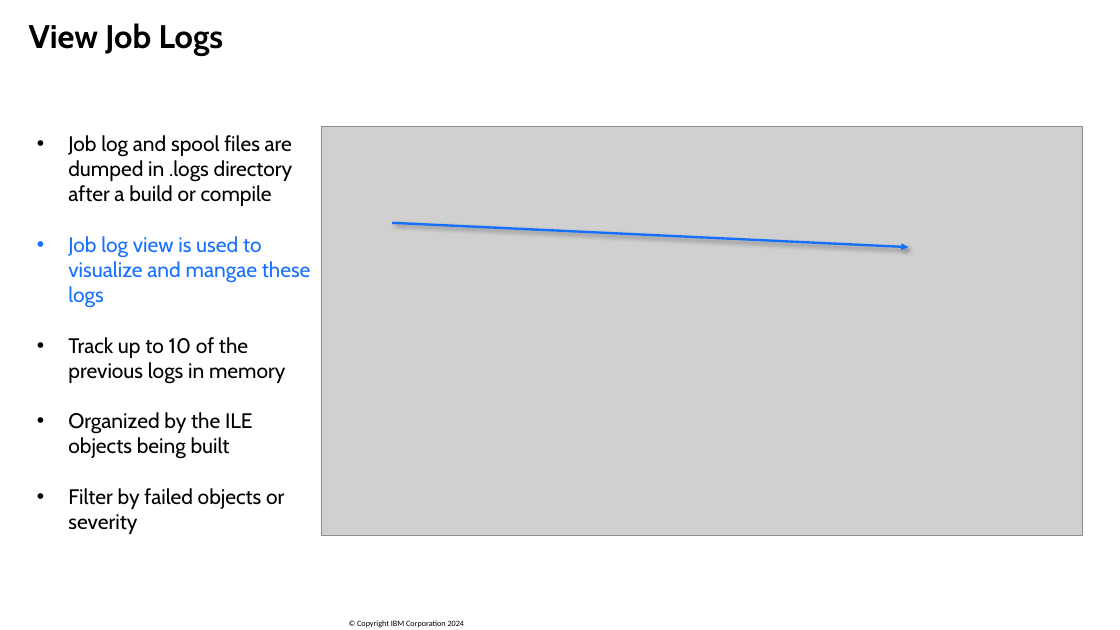
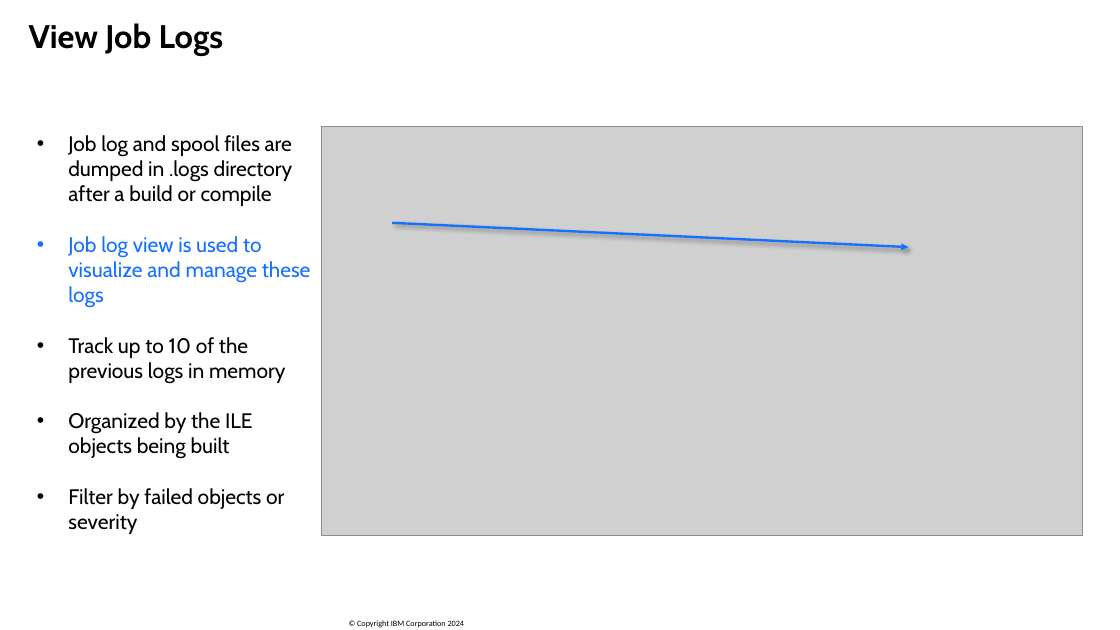
Before and after one commit to SanjulaGanepola/ibmi-talks, a slide deck: slide 25 of Modern Buildable Projects with IBM i Project Explorer and Bob/Modern-Buildable-Projects-with-IBM-i-Project-Explorer-and-Bob.pptx (slide 26 before the commit). Drawn at 1120x630 pixels with LibreOffice and Linux fonts; fonts in the diff are those of the drawing; grey boxes stand for pictures; background and template pictures are left out. Boxes give left, top, right and bottom in pixels: in the first picture for what was removed or moved away, otherwise in the second. Text is boxed around its words. In the diff, an @@ line names an element or a change of style, - is before the commit and + after.

Commit message:
fix spelling and slide titles

```diff
--- a/Modern Buildable Projects with IBM i Project Explorer and Bob/Modern-Buildable-Projects-with-IBM-i-Project-Explorer-and-Bob.pptx
+++ b/Modern Buildable Projects with IBM i Project Explorer and Bob/Modern-Buildable-Projects-with-IBM-i-Project-Explorer-and-Bob.pptx
@@ text at (68, 236, 311, 308): text changed @@
-• Job log view is used to visualize and mangae these logs
+• Job log view is used to visualize and manage these logs
```
Also in this commit, not shown: 4 other slides changed, 1 slide removed, 1 other file.
